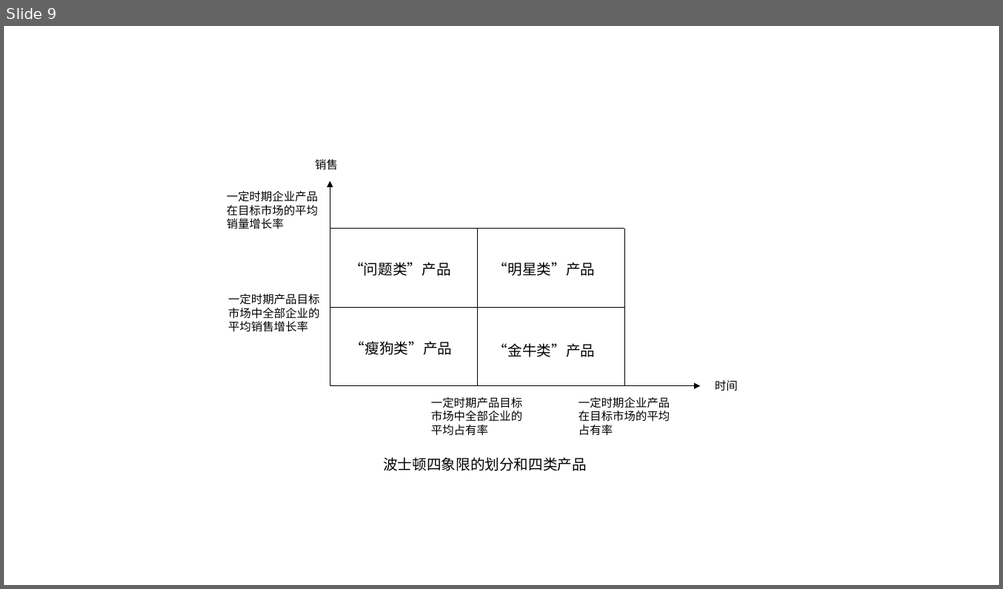
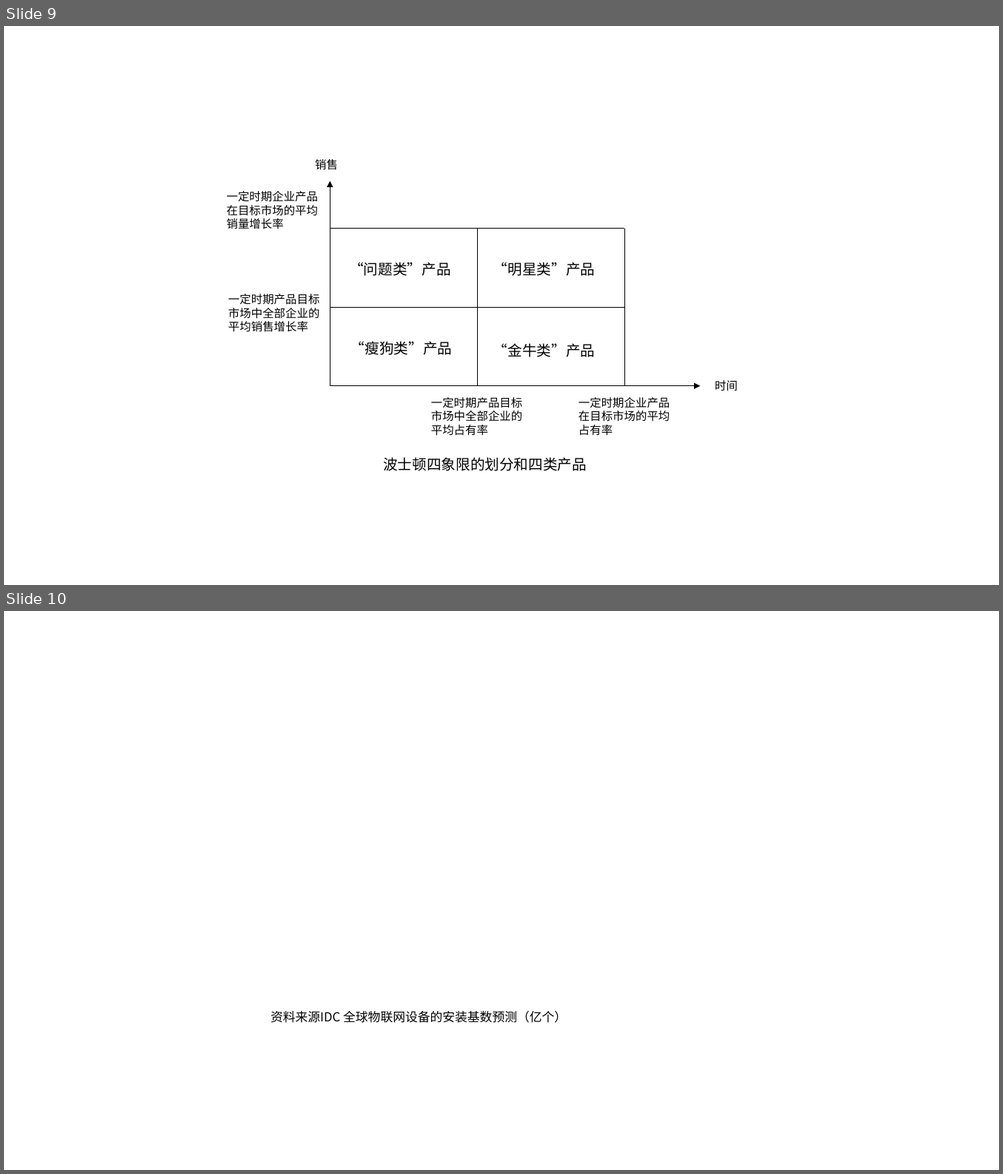
Before and after one commit to MarioYoung/lunwen, a slide deck: 图例集合.pptx. Shown one above the other, each under a label of ours: slide 9 before the commit, slides 9 and 10 after it. The pictures are 1003x589 and 1003x1174 pixels, drawn with LibreOffice and Linux fonts; fonts in the diff are those of the drawing. Boxes give left, top, right and bottom in pixels: in the first picture for what was removed or moved away, otherwise in the second. Text is boxed around its words. In the diff, an @@ line names an element or a change of style, - is before the commit and + after.

```diff
--- a/图例集合.pptx
+++ b/图例集合.pptx
@@ slide 10 added at (x1=4, y1=611, x2=999, y2=1170), background #FFFFFF @@
@@ text added at (x1=270, y1=1011, x2=566, y2=1023), 12 pt, text #000000 @@
+资料来源IDC 全球物联网设备的安装基数预测（亿个）
```
Also in this commit, not shown: 12 other slides added, 2 other files.
